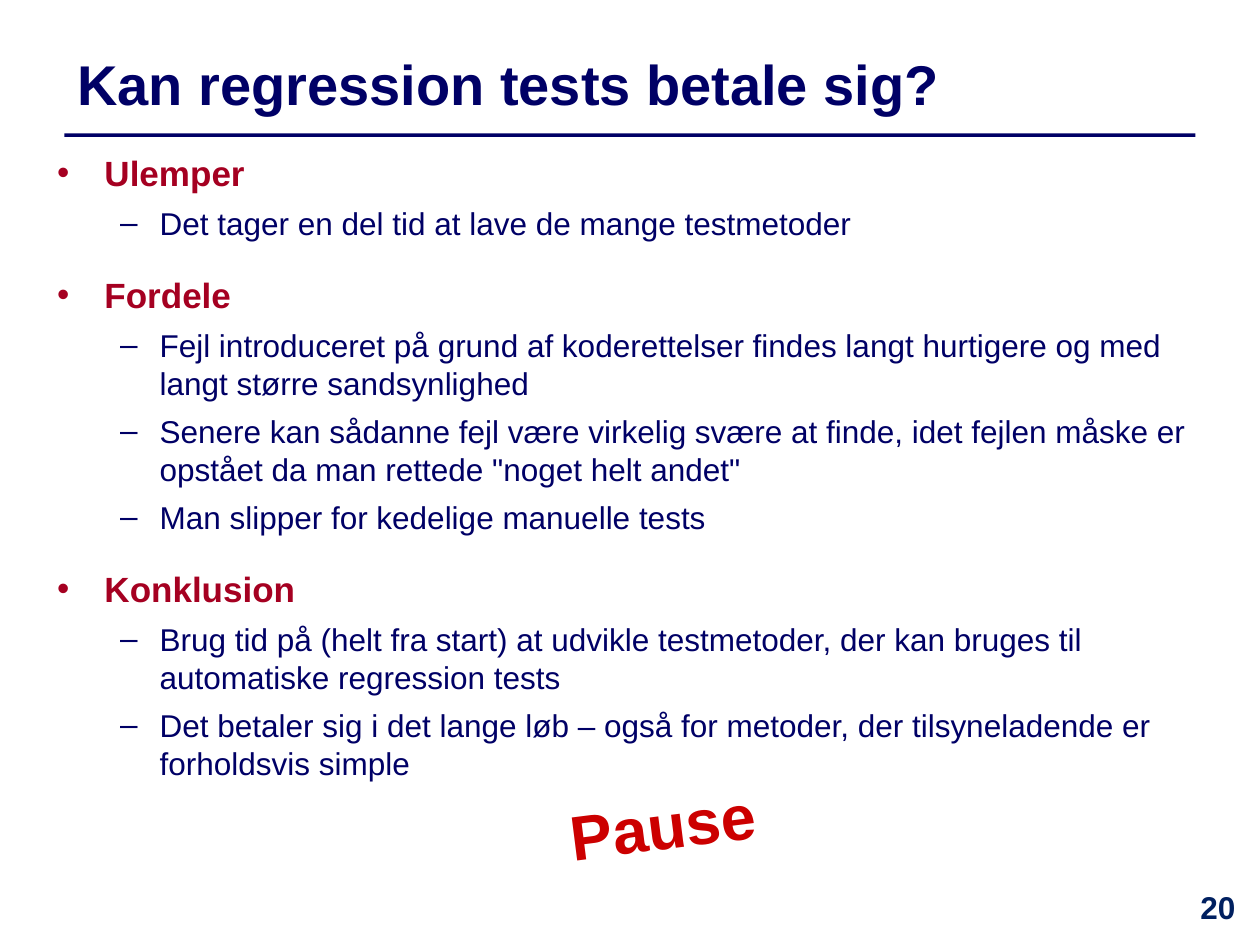
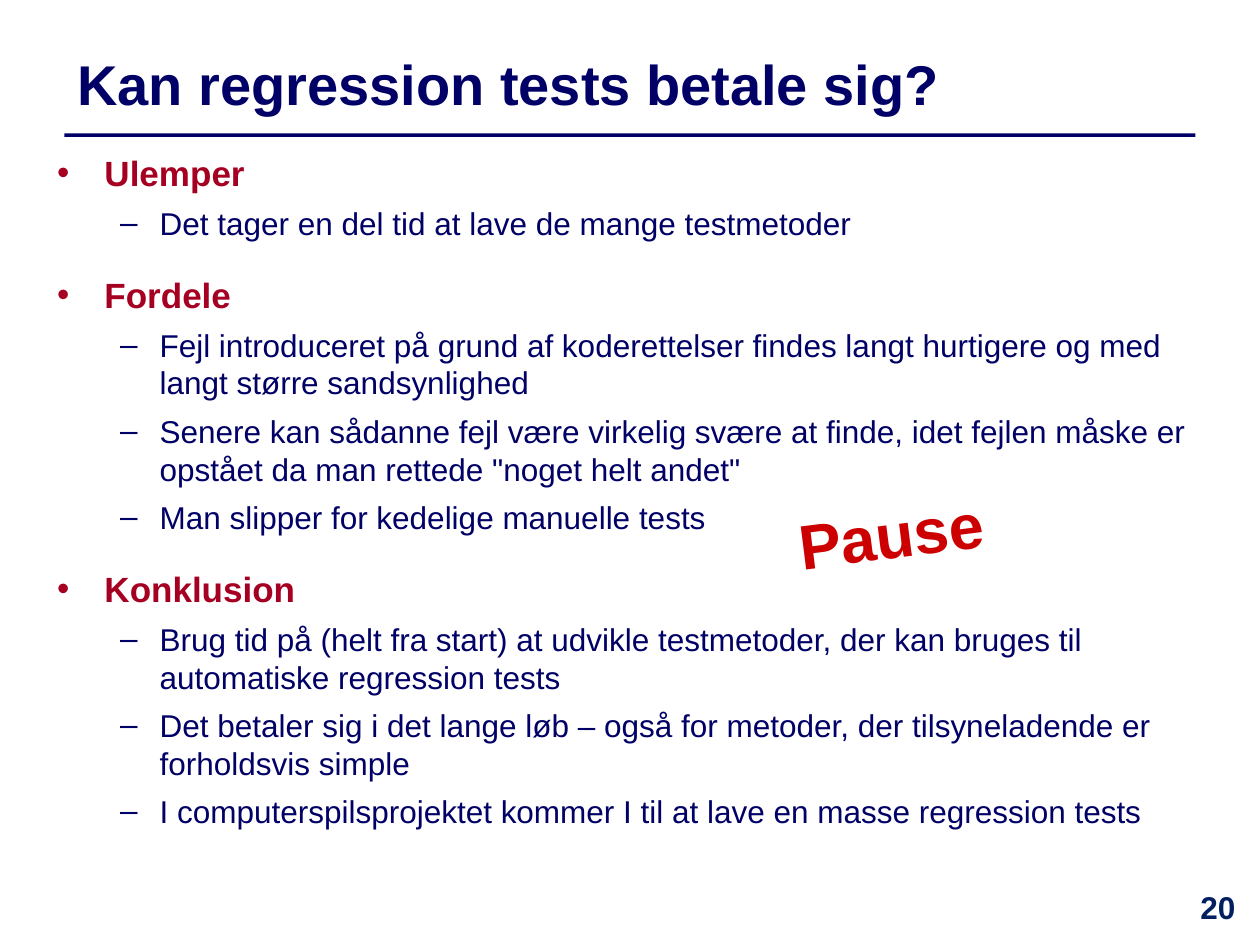
Before and after one commit to IntProgAU/Materiale, a slide deck: slide 20 of web/e21/uge_10/Slides-Uge10.pptx. Drawn at 1260x945 pixels with LibreOffice and Linux fonts; fonts in the diff are those of the drawing. Boxes give left, top, right and bottom in pixels: in the first picture for what was removed or moved away, otherwise in the second. Text is boxed around its words. In the diff, an @@ line names an element or a change of style, - is before the commit and + after.

```diff
--- a/web/e21/uge_10/Slides-Uge10.pptx
+++ b/web/e21/uge_10/Slides-Uge10.pptx
@@ text "Pause": place and size @@
-text "Pause" at bbox=[574, 806, 758, 861]
+text "Pause" at bbox=[802, 515, 986, 570]
@@ text at bbox=[160, 800, 1141, 829]: paragraph added @@
+  – I computerspilsprojektet kommer I til at lave en masse regression tests
```
Also in this commit, not shown: 11 other slides changed, 1 other file.
